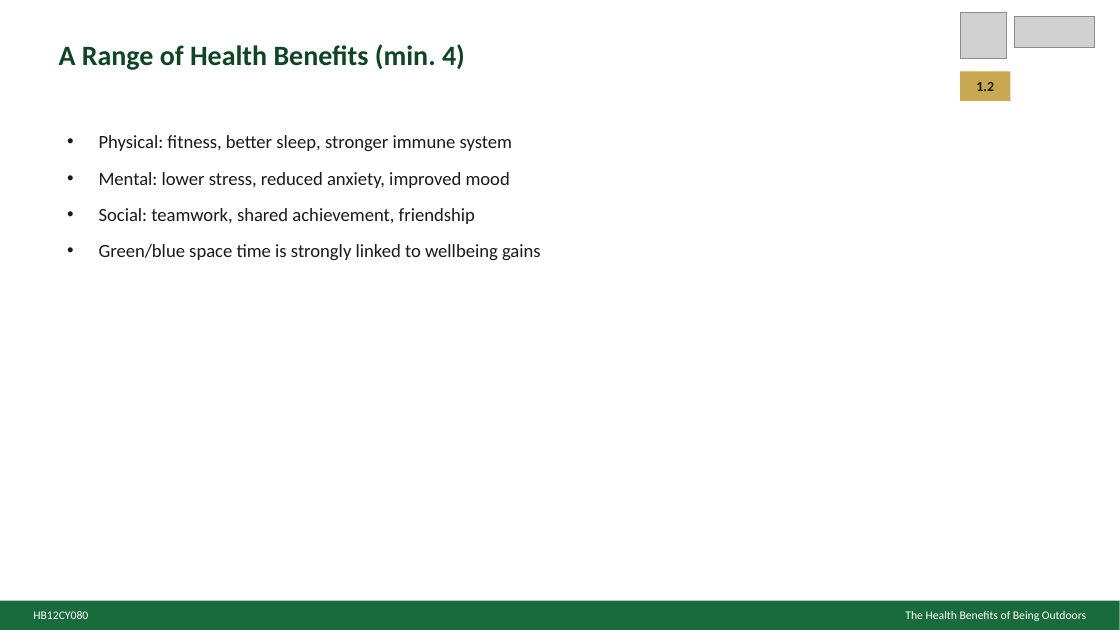
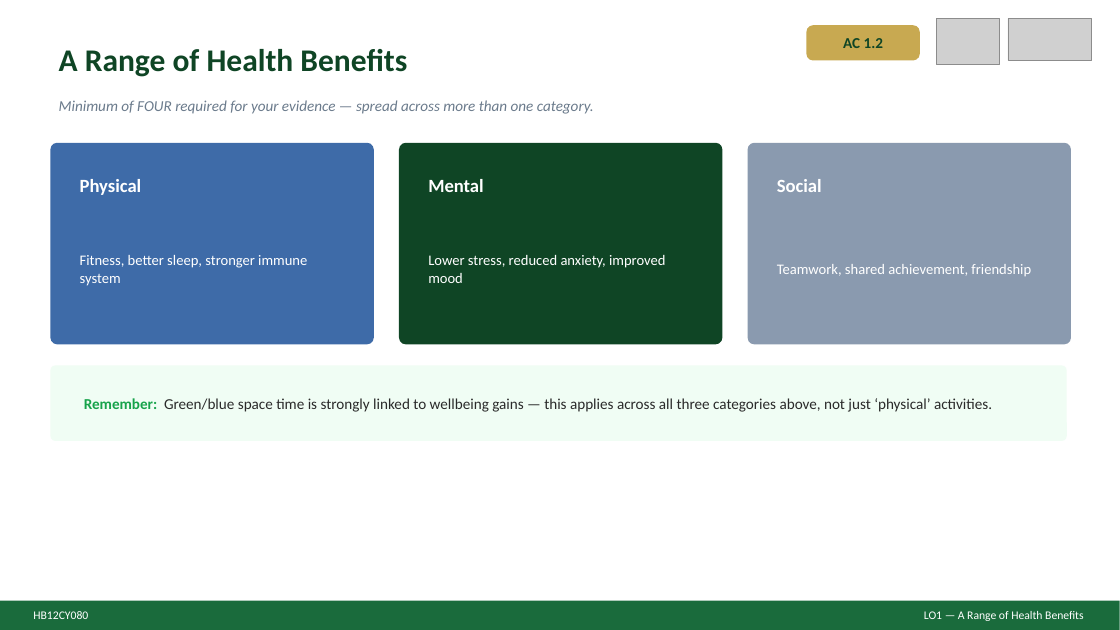
Before and after one commit to JJ2026Outdoor/ACOutdoorEd, a slide deck: slide 6 of HB12CY080HealthBenefitsSlides.pptx (slide 5 before the commit). Drawn at 1120x630 pixels with LibreOffice and Linux fonts; fonts in the diff are those of the drawing; grey boxes stand for pictures. Boxes give left, top, right and bottom in pixels: in the first picture for what was removed or moved away, otherwise in the second. Text is boxed around its words. In the diff, an @@ line names an element or a change of style, - is before the commit and + after.

```diff
--- a/HB12CY080HealthBenefitsSlides.pptx
+++ b/HB12CY080HealthBenefitsSlides.pptx
@@ rounded rectangle added at (807, 25, 920, 60), fill #C8A951 @@
@@ picture: place and size @@
-picture at (960, 13, 1007, 59)
+picture at (937, 18, 1000, 65)
@@ picture: place and size @@
-picture at (1015, 17, 1095, 47)
+picture at (1008, 18, 1092, 60)
@@ text at (59, 49, 407, 77): text changed; size 24 to 27 pt @@
-A Range of Health Benefits (min. 4)
+A Range of Health Benefits
@@ text at (843, 38, 883, 48): text changed; size 12 to 13 pt; text colour #1A1A1A to #0F4525 @@
-1.2
+AC 1.2
@@ rectangle removed at (960, 71, 1011, 101) @@
@@ text added at (59, 100, 594, 114), 13 pt, text #6B7B8C, italic @@
+Minimum of FOUR required for your evidence — spread across more than one category.
@@ rounded rectangle added at (50, 143, 374, 344), fill #3E6BA8 @@
@@ text removed at (99, 135, 541, 260) @@
-• Physical: fitness, better sleep, stronger immune system
-• Mental: lower stress, reduced anxiety, improved mood
-• Social: teamwork, shared achievement, friendship
-• Green/blue space time is strongly linked to wellbeing gains
@@ rounded rectangle added at (399, 143, 723, 344), fill #0F4525 @@
@@ rounded rectangle added at (748, 143, 1071, 344), fill #8A9AAF @@
@@ text added at (80, 179, 142, 195), 16 pt, text #FFFFFF, bold @@
+Physical
@@ text added at (428, 179, 483, 192), 16 pt, text #FFFFFF, bold @@
+Mental
@@ text added at (777, 179, 822, 192), 16 pt, text #FFFFFF, bold @@
+Social
@@ text added at (80, 255, 307, 286), 12.5 pt, text #FFFFFF @@
+Fitness, better sleep, stronger immune system
@@ text added at (428, 255, 665, 283), 12.5 pt, text #FFFFFF @@
+Lower stress, reduced anxiety, improved mood
@@ text added at (777, 264, 1031, 276), 12.5 pt, text #FFFFFF @@
+Teamwork, shared achievement, friendship
@@ rounded rectangle added at (50, 365, 1067, 441), fill #F0FDF4 @@
@@ text added at (84, 398, 992, 412), 13 pt, text #2A2A2A @@
+Remember: Green/blue space time is strongly linked to wellbeing gains — this applies across all three categories above, not just ‘physical’ activities.
@@ text at (924, 611, 1084, 621): text changed @@
-The Health Benefits of Being Outdoors
+LO1 — A Range of Health Benefits
```
Also in this commit, not shown: 11 other slides changed, 3 slides added, 3 slides removed, 2 other files.
